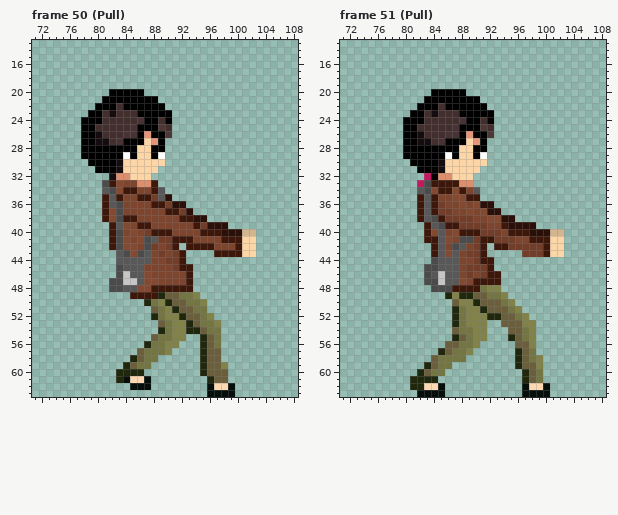
Two states of a pixel-art file, Assets/Aseprite/Main_Character_Animation.ase. Above: the version before the commit.
192x64 pixels, 71 frames. Colours within 5 levels of each other are drawn and written as one. Shown: frame 50 (Pull): x 71..108, y 13..63; frame 51 (Pull): x 71..108, y 13..63. The old version is drawn lined up with the new one. The commit also changed other frames, which this record leaves out.
The same view after the edit:
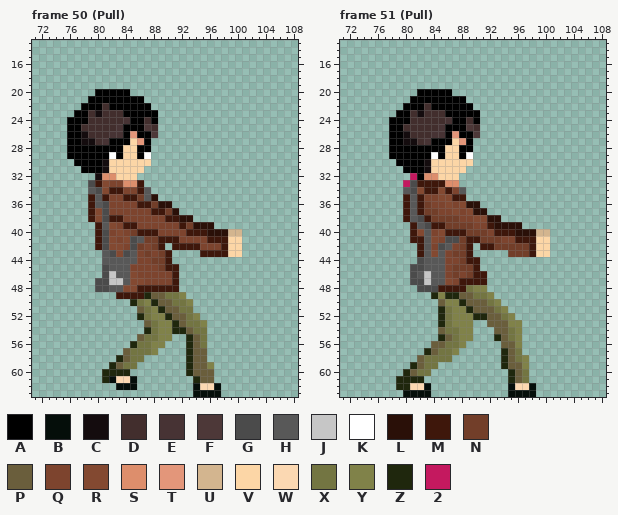
Palette (. is transparent): A #000000  B #050e0a  C #140c0e  D #422e2d  E #473334  F #4d3838  G #4b4b4b  H #585858  J #c6c6c6  K #ffffff  L #2a1008  M #3e170b  N #723e29  P #6a5e3c  Q #7d442e  R #834931  S #dd8e6c  T #e3967a  U #d3b58f  V #fcd6a6  W #fbd8b2  X #737542  Y #808249  Z #1f270d  2 #c4195f
Change:
whole drawing moved by -5,+0 (the old picture is shown already moved)
Changed rows in their new state; - is an unchanged pixel.
Frame 50 (Pull):
first column x 76:
20 ----AA---..----------------
21 ---AA------..--------------
22 --AA-D-A----..-------------
23 -AADC-D-AA---..------------
24 AA-DD---EAAD-..------------
25 AADD---EAA-FD..------------
26 AACDD-EEAT-AF..------------
27 AACCDEAA-VTA..-------------
28 AA------VVAA..-------------
29 AA----K-VVAK..-------------
30 -AA--CVV----..-------------
31 --AA-CVV---..--------------
32 ----CSSVV-..---------------
33 ---GMRQQSSM..--------------
34 ---HGRMMQQMH..-------------
35 ---MH-QQMMNHL..------------
36 ---MHGQQ--MMNLL..----------
37 ---MRGQQ----MMNL..---------
38 ---MRGMMQQ----MMLL..-------
39 ----MHRQMMQQ----MNLL-..----
40 ----MGQR-NMM-QQ--MM-LL-UU..
41 ----MGRQ-GHNNMM-QQ--MM-VV..
42 ----MGRRQGNQ-M.-M--QQ-MVV..
43 -----HGR-HQN--M..--MM--VV..
44 -----HH---QQNNM..----------
45 -----GHH-QQ--NMM..---------
46 -----GJHHRQQ---M..---------
47 ----GGJJHRRQQ--M..---------
48 ----GGHHRRMM----..---------
49 -------MM--ZPPXXY..--------
50 ---------ZXYZPPXXY..-------
51 ----------PXYZPPXX..-------
52 ----------ZXYYZPPXY..------
53 -----------PXYYZPXXY..-----
54 -----------ZXYYZZPXX..-----
55 ----------PXXYY..ZPX..-----
56 ---------ZXXYY..-ZPX..-----
57 --------PXX-Y..--ZPP..-----
58 -------ZPXX..----ZPP..-----
59 ------ZPXX..-----ZPPY..----
60 -----ZZ--..------ZPP-..----
61 -----ZBWWB..------ZPP..----
62 -------BB-..------BWWB..---
63 ------------------BB--..---
Frame 51 (Pull):
first column x 78:
20 ----AA---..--------------
21 ---AA------..------------
22 --AA-D-A----..-----------
23 -AADC-D-AA---..----------
24 AA-DD---EAAD-..----------
25 AADD---EAA-FD..----------
26 AACDD-EEAT-AF..----------
27 AACCDEAA-VTA..-----------
28 AA------VVAA..-----------
29 AA----K-VVAK..-----------
30 -AA--CVV----..-----------
31 --AA-CVV---..------------
32 ---2ASSVV-..-------------
33 --2GMM--SS..-------------
34 --HGRMMR-QH..------------
35 --MH-QQRRMM..------------
36 --MH-NQQR--LL..----------
37 --MH-NNQQR--LL..---------
38 --MHGMNN--QQRRLL..-------
39 ---MHGMMNN--QQMLL--..----
40 ---MRHQRMM-NN-QMM-LL-UU..
41 ---MMHRQGGNMMNN-QQMM-VV..
42 ----MHQGHQNM.-MNN---MVV..
43 ----MHR-QNNM..---NN-MVV..
44 ----GHH-QQNMM..----------
45 ---GGHH-QNN-M..----------
46 ---GHJ-HQN--MM..---------
47 ---GGJHHRQMM--..---------
48 ----GG-MM--XYY..---------
49 ------ZY-ZPPXXY..--------
50 -------PYYZPP-XY..-------
51 -------ZXYYZPP-XY..------
52 -------ZXYY-ZZPPXY..-----
53 -------ZXYY-..PP-YY..----
54 -------PXXYY..-PPXY..----
55 -------ZPXYY..-ZPXY..----
56 ------PPXXY..---PPY..----
57 -----ZPXXY..----ZPX..----
58 ----PXX--..-----ZPXY..---
59 ---ZPXX..-------ZPPY..---
60 --ZPXX..---------ZPX..---
61 -ZZ--..----------ZPX..---
62 -ZZWWB..---------BWWB..--
63 --BB--..---------BB--..--
